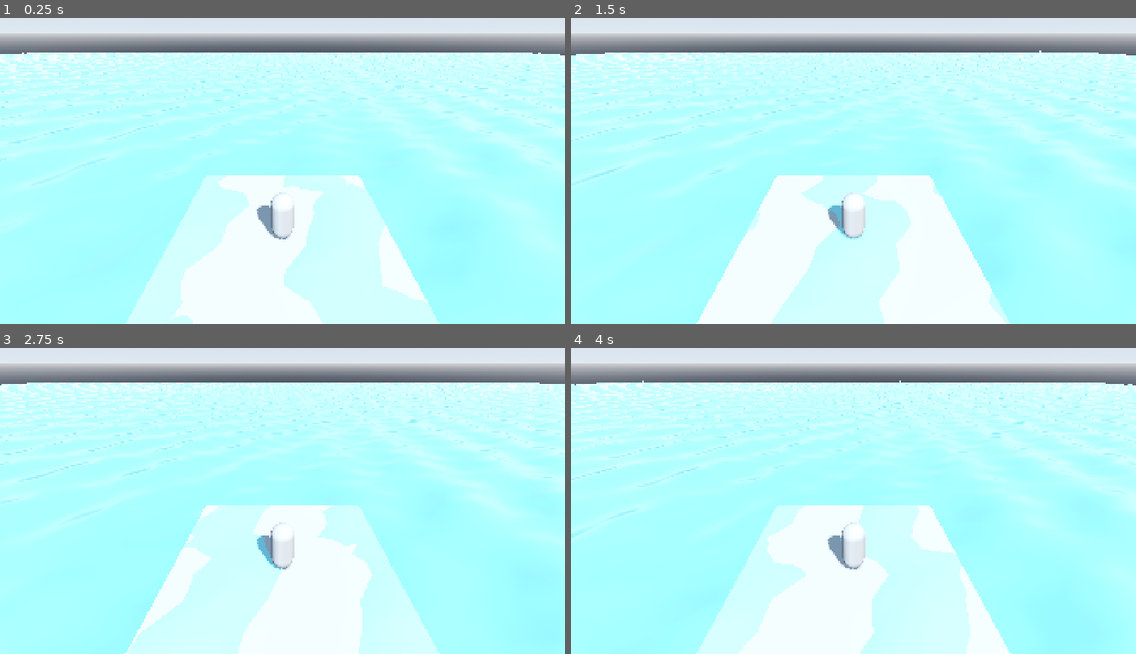
Above: before the commit, frames 1-4 (two rows, left to right).
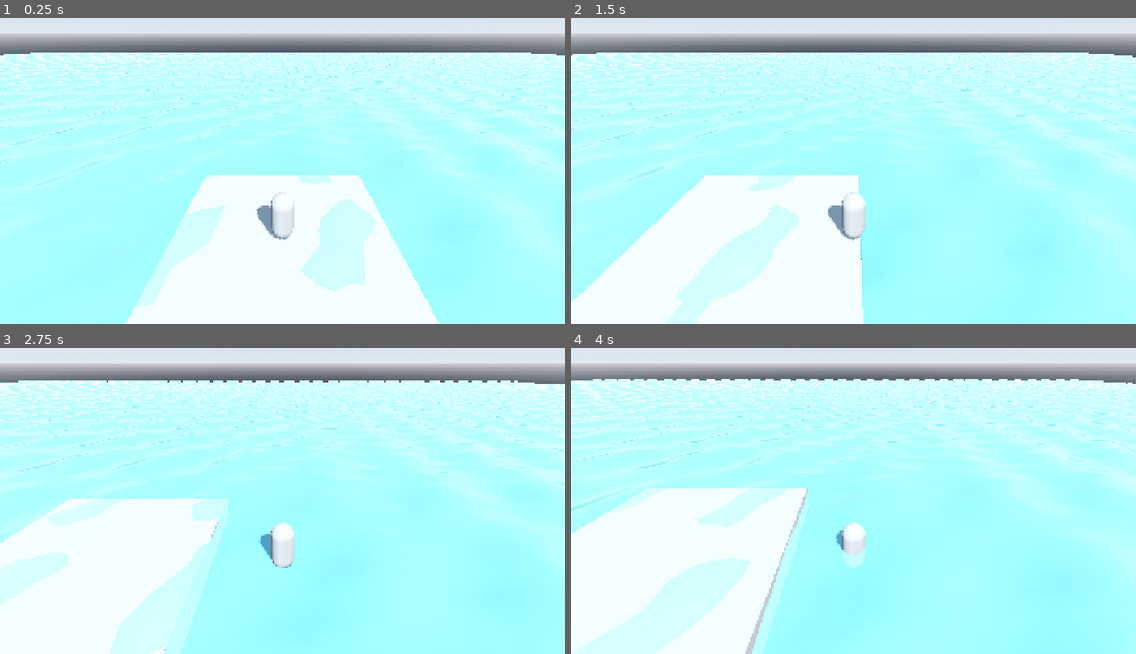
Above: after the commit, the same moments.

Repository: Garoro0920/sunken-atoll
Game: Godot game, scene res://scenes/levels/stranding/stranding_demo.tscn
The game is run twice, just before and just after one commit, with the same random seed, the same clock (stepped at 60 frames per second) and the same inputs. Before the commit the project has no main scene; this scene is started directly in both runs.
Inputs:
- Up to frame 1 (0.25 s): no input
- Up to frame 2 (1.5 s): tap Enter (ui_accept) at 0.5, 0.77 s; hold D (move_right) 0.53-1.28 s; tap Q (build_next) at 0.6 s; tap F (build_place) at 0.8, 1.35 s; hold Shift (dive_down) from 1.28 s (still down)
- Up to frame 3 (2.75 s): tap Enter (ui_accept) at 1.52 s; tap Z (build_prev) at 1.55, 2.1 s; release Shift (dive_down) at 2.03 s; hold D (move_right) from 2.03 s (still down); tap B (build_toggle) at 2.3 s
- Up to frame 4 (4 s): release D (move_right) at 2.78 s; hold Space (dive_up) 2.78-3.53 s; tap B (build_toggle) at 2.85 s; tap Enter (ui_accept) at 3.02, 3.77 s; tap E (interact) at 3.05, 3.6 s; hold A (move_left) from 3.53 s (still down); tap Q (build_next) at 3.8 s

The runs differ from the first frame. In frame 1, 9.7% of the frame differs, in the area x 0-100%, y 11-100%; in frame 2, 31%; in frame 3, 37%; in frame 4, 41%, in the area x 0-100%, y 10-100%.

Commit message:
fix(demo): resolve flicker (Z-fighting) and unresponsive input
PO reported the stranding demo flickered uncontrollably and ignored all
keyboard / mouse input on first run. Two independent root causes:

1. Z-fighting flicker
   WaterMesh sat at y=0 and the IslandMesh top surface also at y=0
   (mesh size 8 with center transform y=-0.5). At y=0 both surfaces
   competed for the depth buffer every frame, producing the stripe
   flicker. Moved WaterMesh to y=-0.1 so the water plane is just
   beneath the island deck and the two never intersect.

2. Unresponsive input
   The hand-written [input] block in project.godot used the encoded
   InputEventKey object form. Godot 4.6 silently dropped these
   actions from the runtime InputMap (no console error), so every
   Input.get_action_strength(...) returned 0 — the player simply
   never received any key state. Replaced the static block with a
   runtime registration autoload that registers all 12 actions
   programmatically and is idempotent on hot-reload:
     - new file: src/core/input_map_bootstrap.gd
     - project.godot: removed [input] section, added
       InputMapBootstrap autoload
   PlayerInputController also gained an explicit parent-fallback in
   _ready so a misset @export `player` NodePath silently auto-
   resolves to the parent CharacterBody3D when one is present.
   The `player = NodePath("..")` assignment in player_character.tscn
   was removed since the fallback covers it cleanly and the typed
   @export reference assignment from a NodePath literal is brittle.

Tests: still 132 cases / 0 failures / 0 errors (no test changes
needed since the fixes are wiring/scene-level).

Refs: scenes/levels/stranding/stranding_demo.tscn (water y=-0.1)
Refs: src/core/input_map_bootstrap.gd
Refs: PO bug report on stranding demo first run

Co-Authored-By: Claude Opus 4.7 (1M context) <noreply@anthropic.com>

Diff:
--- a/project.godot
+++ b/project.godot
@@ -16,16 +16,14 @@
 
 config/name="Sunken Atoll"
 config/description="Cooperative multiplayer survival in a flooded world. See specs/game_design_document.md."
+run/main_scene="res://scenes/levels/stranding/stranding_demo.tscn"
 config/features=PackedStringArray("4.6")
 
 [autoload]
 
-; Singleton accessors. Names intentionally differ from the script
-; class_name to avoid the "hides an autoload singleton" parse error.
-; Game code accesses these via `WorldClock.get_hour()` etc.; tests
-; instantiate the underlying classes directly via `TimeOfDay.new()`.
 WorldClock="*res://src/core/world/time_of_day.gd"
 WorldWeather="*res://src/core/world/weather.gd"
+InputMapBootstrap="*res://src/core/input_map_bootstrap.gd"
 
 [display]
 
@@ -37,66 +35,3 @@
 [editor_plugins]
 
 enabled=PackedStringArray("res://addons/gdUnit4/plugin.cfg")
-
-[input]
-
-move_forward={
-"deadzone": 0.5,
-"events": [Object(InputEventKey,"resource_local_to_scene":false,"resource_name":"","device":-1,"window_id":0,"alt_pressed":false,"shift_pressed":false,"ctrl_pressed":false,"meta_pressed":false,"pressed":false,"keycode":0,"physical_keycode":87,"key_label":0,"unicode":0,"location":0,"echo":false,"script":null)
-]
-}
-move_back={
-"deadzone": 0.5,
-"events": [Object(InputEventKey,"resource_local_to_scene":false,"resource_name":"","device":-1,"window_id":0,"alt_pressed":false,"shift_pressed":false,"ctrl_pressed":false,"meta_pressed":false,"pressed":false,"keycode":0,"physical_keycode":83,"key_label":0,"unicode":0,"location":0,"echo":false,"script":null)
-]
-}
-move_left={
-"deadzone": 0.5,
-"events": [Object(InputEventKey,"resource_local_to_scene":false,"resource_name":"","device":-1,"window_id":0,"alt_pressed":false,"shift_pressed":false,"ctrl_pressed":false,"meta_pressed":false,"pressed":false,"keycode":0,"physical_keycode":65,"key_label":0,"unicode":0,"location":0,"echo":false,"script":null)
-]
-}
-move_right={
-"deadzone": 0.5,
-"events": [Object(InputEventKey,"resource_local_to_scene":false,"resource_name":"","device":-1,"window_id":0,"alt_pressed":false,"shift_pressed":false,"ctrl_pressed":false,"meta_pressed":false,"pressed":false,"keycode":0,"physical_keycode":68,"key_label":0,"unicode":0,"location":0,"echo":false,"script":null)
-]
-}
-jump={
-"deadzone": 0.5,
-"events": [Object(InputEventKey,"resource_local_to_scene":false,"resource_name":"","device":-1,"window_id":0,"alt_pressed":false,"shift_pressed":false,"ctrl_pressed":false,"meta_pressed":false,"pressed":false,"keycode":0,"physical_keycode":32,"key_label":0,"unicode":0,"location":0,"echo":false,"script":null)
-]
-}
-dive_up={
-"deadzone": 0.5,
-"events": [Object(InputEventKey,"resource_local_to_scene":false,"resource_name":"","device":-1,"window_id":0,"alt_pressed":false,"shift_pressed":false,"ctrl_pressed":false,"meta_pressed":false,"pressed":false,"keycode":0,"physical_keycode":32,"key_label":0,"unicode":0,"location":0,"echo":false,"script":null)
-]
-}
-dive_down={
-"deadzone": 0.5,
-"events": [Object(InputEventKey,"resource_local_to_scene":false,"resource_name":"","device":-1,"window_id":0,"alt_pressed":false,"shift_pressed":false,"ctrl_pressed":false,"meta_pressed":false,"pressed":false,"keycode":0,"physical_keycode":4194325,"key_label":0,"unicode":0,"location":0,"echo":false,"script":null)
-]
-}
-interact={
-"deadzone": 0.5,
-"events": [Object(InputEventKey,"resource_local_to_scene":false,"resource_name":"","device":-1,"window_id":0,"alt_pressed":false,"shift_pressed":false,"ctrl_pressed":false,"meta_pressed":false,"pressed":false,"keycode":0,"physical_keycode":69,"key_label":0,"unicode":0,"location":0,"echo":false,"script":null)
-]
-}
-build_toggle={
-"deadzone": 0.5,
-"events": [Object(InputEventKey,"resource_local_to_scene":false,"resource_name":"","device":-1,"window_id":0,"alt_pressed":false,"shift_pressed":false,"ctrl_pressed":false,"meta_pressed":false,"pressed":false,"keycode":0,"physical_keycode":66,"key_label":0,"unicode":0,"location":0,"echo":false,"script":null)
-]
-}
-build_place={
-"deadzone": 0.5,
-"events": [Object(InputEventKey,"resource_local_to_scene":false,"resource_name":"","device":-1,"window_id":0,"alt_pressed":false,"shift_pressed":false,"ctrl_pressed":false,"meta_pressed":false,"pressed":false,"keycode":0,"physical_keycode":70,"key_label":0,"unicode":0,"location":0,"echo":false,"script":null)
-]
-}
-build_next={
-"deadzone": 0.5,
-"events": [Object(InputEventKey,"resource_local_to_scene":false,"resource_name":"","device":-1,"window_id":0,"alt_pressed":false,"shift_pressed":false,"ctrl_pressed":false,"meta_pressed":false,"pressed":false,"keycode":0,"physical_keycode":81,"key_label":0,"unicode":0,"location":0,"echo":false,"script":null)
-]
-}
-build_prev={
-"deadzone": 0.5,
-"events": [Object(InputEventKey,"resource_local_to_scene":false,"resource_name":"","device":-1,"window_id":0,"alt_pressed":false,"shift_pressed":false,"ctrl_pressed":false,"meta_pressed":false,"pressed":false,"keycode":0,"physical_keycode":90,"key_label":0,"unicode":0,"location":0,"echo":false,"script":null)
-]
-}
--- a/scenes/characters/player/player_character.tscn
+++ b/scenes/characters/player/player_character.tscn
@@ -35,7 +35,6 @@
 
 [node name="PlayerInputController" type="Node" parent="."]
 script = ExtResource("4_input")
-player = NodePath("..")
 
 [node name="Camera3D" type="Camera3D" parent="."]
 transform = Transform3D(1, 0, 0, 0, 0.866025, 0.5, 0, -0.5, 0.866025, 0, 5.5, 6.0)
--- a/scenes/levels/stranding/stranding_demo.tscn
+++ b/scenes/levels/stranding/stranding_demo.tscn
@@ -51,6 +51,7 @@
 script = ExtResource("5_field")
 
 [node name="WaterMesh" type="MeshInstance3D" parent="."]
+transform = Transform3D(1, 0, 0, 0, 1, 0, 0, 0, 1, 0, -0.1, 0)
 mesh = SubResource("PlaneMesh_water")
 material_override = ExtResource("7_water_mat")
 
--- /dev/null
+++ b/src/core/input_map_bootstrap.gd
@@ -0,0 +1,49 @@
+extends Node
+
+## Registers the project's InputMap actions at runtime.
+##
+## We bootstrap actions in code (instead of in project.godot's [input]
+## section) because hand-editing the [input] block is brittle: Godot
+## 4.6 silently drops actions whose object encoding it can't parse,
+## which manifests as "input does nothing at all" with no error in the
+## log. This autoload runs before any scene's _ready, so by the time
+## PlayerInputController polls Input.get_action_strength(...), the
+## actions are guaranteed to exist.
+##
+## Hosted as autoload "InputMapBootstrap" (see project.godot [autoload]).
+## Idempotent: re-registration is skipped per-action.
+
+const ACTIONS: Dictionary = {
+	&"move_forward": KEY_W,
+	&"move_back": KEY_S,
+	&"move_left": KEY_A,
+	&"move_right": KEY_D,
+	&"jump": KEY_SPACE,
+	&"dive_up": KEY_SPACE,  # same key as jump (context decides)
+	&"dive_down": KEY_SHIFT,
+	&"interact": KEY_E,
+	&"build_toggle": KEY_B,
+	&"build_place": KEY_F,
+	&"build_next": KEY_Q,
+	&"build_prev": KEY_Z,
+}
+
+
+func _ready() -> void:
+	for action_name in ACTIONS.keys():
+		var name_sn: StringName = action_name as StringName
+		if not InputMap.has_action(name_sn):
+			InputMap.add_action(name_sn)
+		var event := InputEventKey.new()
+		event.physical_keycode = ACTIONS[action_name]
+		# Avoid duplicate events on hot-reload.
+		var already_bound: bool = false
+		for existing in InputMap.action_get_events(name_sn):
+			if (
+				existing is InputEventKey
+				and (existing as InputEventKey).physical_keycode == event.physical_keycode
+			):
+				already_bound = true
+				break
+		if not already_bound:
+			InputMap.action_add_event(name_sn, event)
--- a/src/gameplay/player/player_input_controller.gd
+++ b/src/gameplay/player/player_input_controller.gd
@@ -47,6 +47,14 @@
 		# Use a member assignment (not setter) so listeners don't fire on
 		# initialization.
 		available_parts = T1PartCatalog.ALL_IDS.duplicate()
+	# Fallback: when the controller is a direct child of a PlayerCharacter
+	# and the .tscn export wiring didn't resolve (Godot 4.6 sometimes
+	# leaves typed-Node @export NodePath assignments unresolved at scene
+	# instantiation time), pick the parent up automatically.
+	if player == null:
+		var parent: Node = get_parent()
+		if parent is PlayerCharacter:
+			player = parent as PlayerCharacter
 
 
 func _process(_delta: float) -> void:
Not shown, added: src/core/input_map_bootstrap.gd.uid
